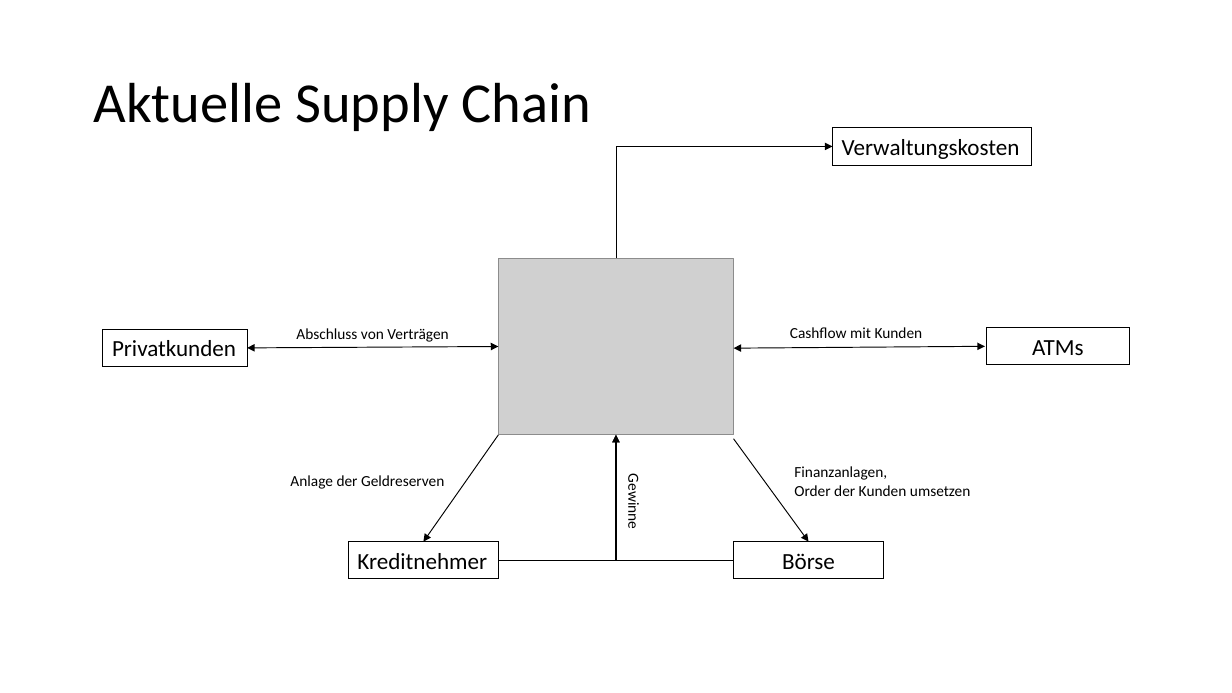
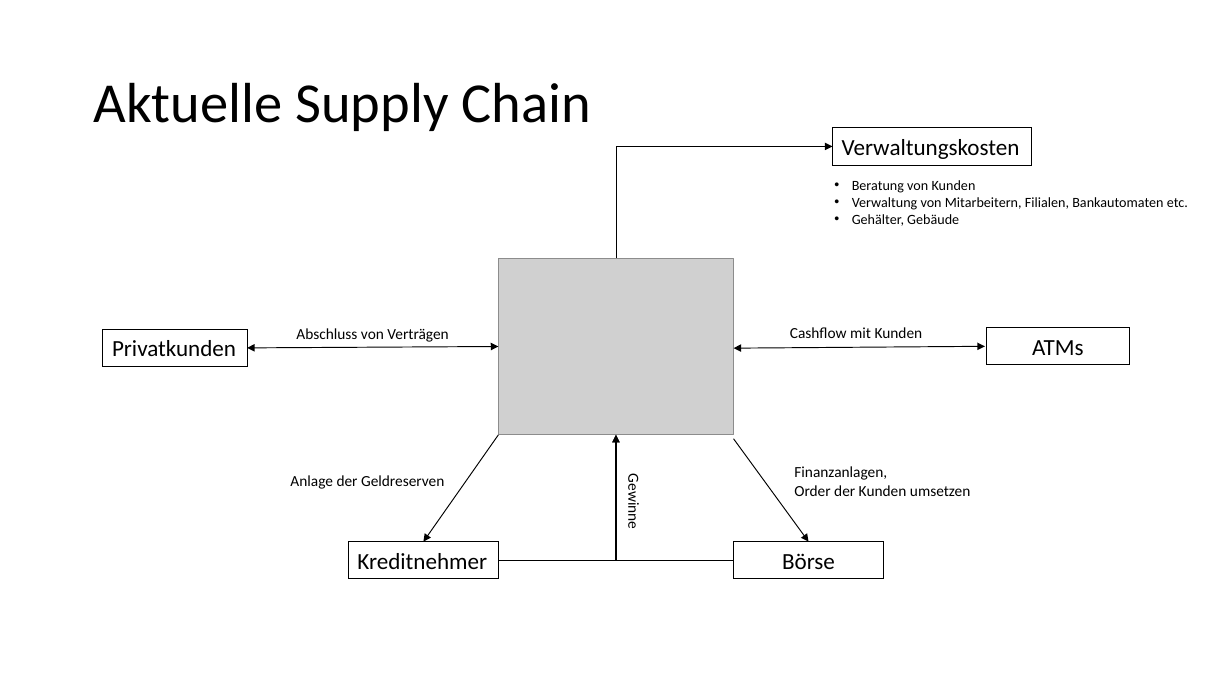
Before and after one commit to florian-frey/FaceBank, a slide deck: slide 2 of sprint1/Bestandsanalyse_SupplyChain.pptx. Drawn at 1232x693 pixels with LibreOffice and Linux fonts; fonts in the diff are those of the drawing; grey boxes stand for pictures. Boxes give left, top, right and bottom in pixels: in the first picture for what was removed or moved away, otherwise in the second. Text is boxed around its words. In the diff, an @@ line names an element or a change of style, - is before the commit and + after.

```diff
--- a/sprint1/Bestandsanalyse_SupplyChain.pptx
+++ b/sprint1/Bestandsanalyse_SupplyChain.pptx
@@ text added at box(852, 180, 1188, 226), 11 pt, text #000000 @@
+• Beratung von Kunden
+• Verwaltung von Mitarbeitern, Filialen, Bankautomaten etc.
+• Gehälter, Gebäude
```
Also in this commit, not shown: 1 other slide changed, 1 other file.
